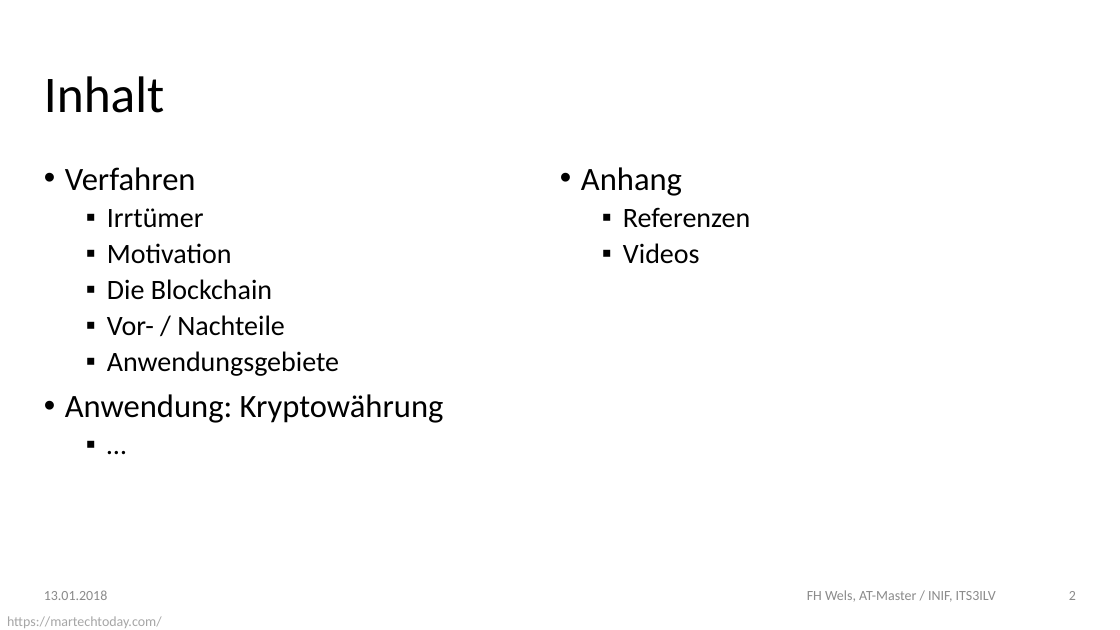
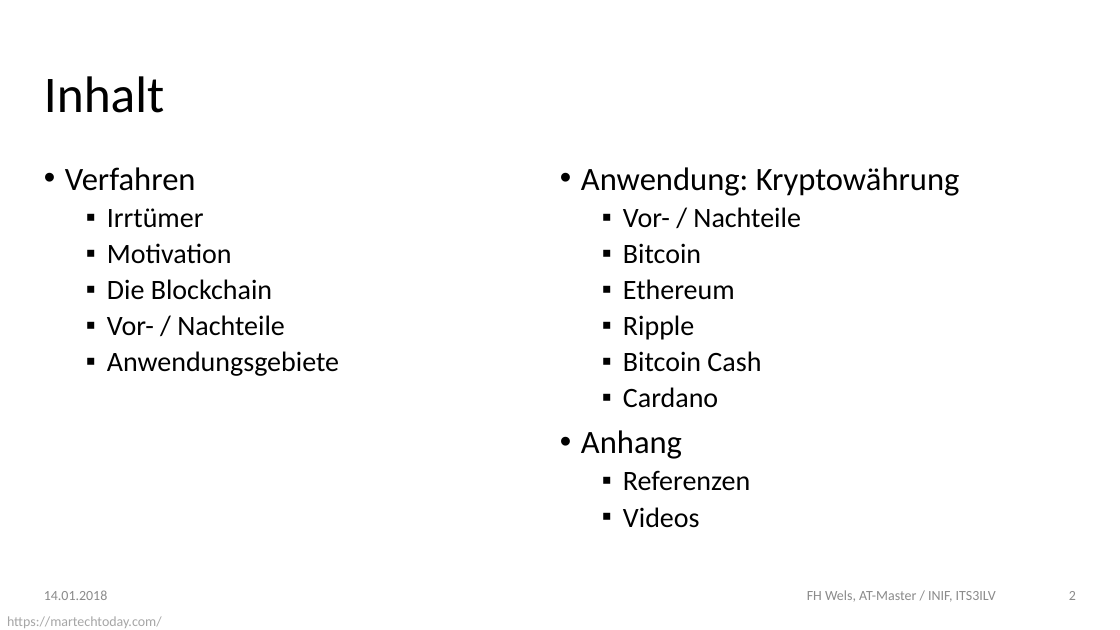
Before and after one commit to DoSchoe/ITS, a slide deck: slide 2 of Präsentation/Blockchain – Technologie.pptx. Drawn at 1120x630 pixels with LibreOffice and Linux fonts; fonts in the diff are those of the drawing; background and template pictures are left out. Boxes give left, top, right and bottom in pixels: in the first picture for what was removed or moved away, otherwise in the second. Text is boxed around its words. In the diff, an @@ line names an element or a change of style, - is before the commit and + after.

```diff
--- a/Präsentation/Blockchain – Technologie.pptx
+++ b/Präsentation/Blockchain – Technologie.pptx
@@ text at <box>623,207,801,408</box>: text changed @@
-  ▪ …
+  ▪ Vor- / Nachteile
+  ▪ Bitcoin
+  ▪ Ethereum
+  ▪ Ripple
+  ▪ Bitcoin Cash
+  ▪ Cardano
@@ text at <box>44,590,107,600</box>: text changed @@
-13.01.2018
+14.01.2018
```
Also in this commit, not shown: 16 other slides changed, 1 other file.
